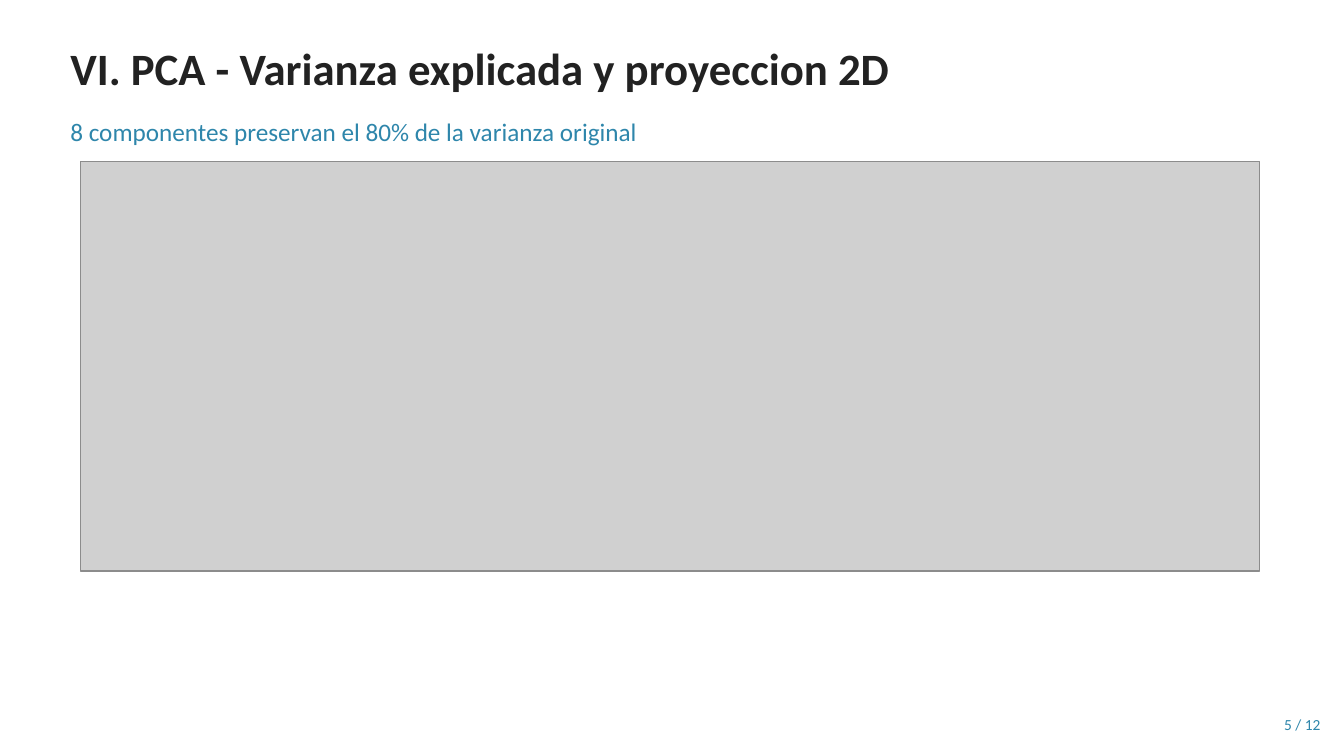
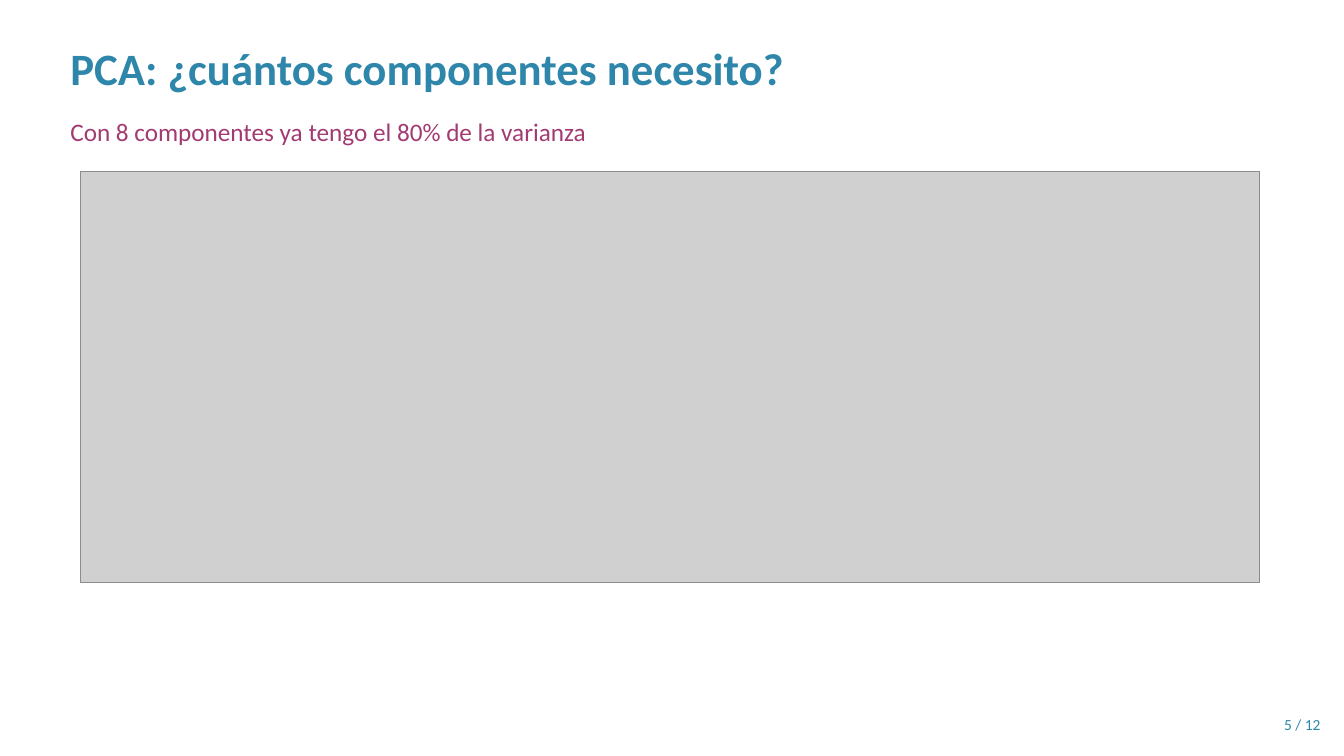
Before and after one commit to JAAM010/seminario-datos-heart-disease, a slide deck: slide 5 of Entregable2/Presentacion_Sustentacion.pptx. Drawn at 1344x756 pixels with LibreOffice and Linux fonts; fonts in the diff are those of the drawing; grey boxes stand for pictures. Boxes give left, top, right and bottom in pixels: in the first picture for what was removed or moved away, otherwise in the second. Text is boxed around its words. In the diff, an @@ line names an element or a change of style, - is before the commit and + after.

```diff
--- a/Entregable2/Presentacion_Sustentacion.pptx
+++ b/Entregable2/Presentacion_Sustentacion.pptx
@@ text at bbox=[70, 53, 784, 93]: text changed; text colour #222222 to #2E86AB @@
-VI. PCA - Varianza explicada y proyeccion 2D
+PCA: ¿cuántos componentes necesito?
@@ text at bbox=[70, 123, 586, 146]: text changed; text colour #2E86AB to #A23B72 @@
-8 componentes preservan el 80% de la varianza original
+Con 8 componentes ya tengo el 80% de la varianza
@@ picture: place and size @@
-picture at bbox=[81, 161, 1260, 572]
+picture at bbox=[81, 171, 1260, 583]
```
Also in this commit, not shown: 7 other slides changed, 4 slides added, 4 slides removed.
